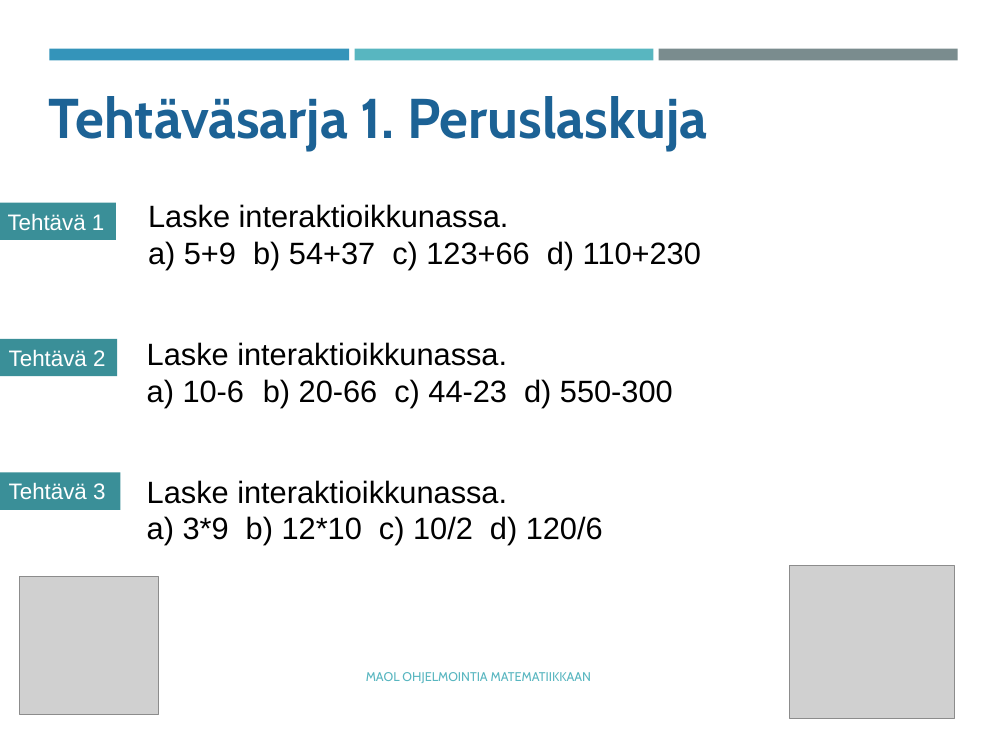
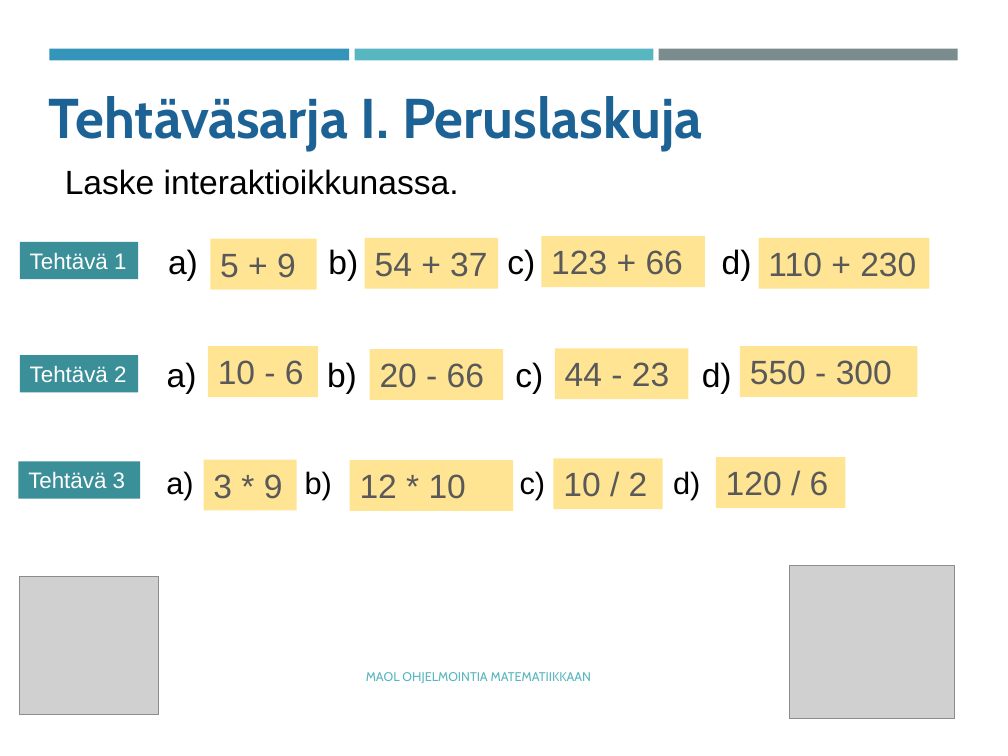
Before and after one commit to tyynetyyne/tyynetyyne.github.io, a slide deck: slide 11 of tehtavat/tiedostot/maol/power_point/Racket-MAOL-5-6-tutustuminen-ohjelmointiymparistoon.pptx. Drawn at 1008x756 pixels with LibreOffice and Linux fonts; fonts in the diff are those of the drawing; grey boxes stand for pictures. Boxes give left, top, right and bottom in pixels: in the first picture for what was removed or moved away, otherwise in the second. Text is boxed around its words. In the diff, an @@ line names an element or a change of style, - is before the commit and + after.

```diff
--- a/tehtavat/tiedostot/maol/power_point/Racket-MAOL-5-6-tutustuminen-ohjelmointiymparistoon.pptx
+++ b/tehtavat/tiedostot/maol/power_point/Racket-MAOL-5-6-tutustuminen-ohjelmointiymparistoon.pptx
@@ text at (49,96,703,150): text changed @@
-Tehtäväsarja 1. Peruslaskuja
+Tehtäväsarja I. Peruslaskuja
@@ text added at (65,169,459,195), 24 pt, text #000000 @@
+Laske interaktioikkunassa.
@@ rectangle added at (211,239,318,289), fill #FFE593, 24 pt, text #595959 @@
+5 + 9
@@ rectangle added at (365,238,499,288), fill #FFE593, 24 pt, text #595959 @@
+54 + 37
@@ rectangle added at (541,236,705,286), fill #FFE593, 24 pt, text #595959 @@
+123 + 66
@@ rectangle added at (759,238,930,288), fill #FFE593, 24 pt, text #595959 @@
+110 + 230
@@ rectangle "Tehtävä 1": place and size @@
-rectangle "Tehtävä 1" at (0,203,116,240)
+rectangle "Tehtävä 1" at (20,242,138,279)
@@ text at (168,249,752,281): text changed; size 22 to 24 pt @@
-Laske interaktioikkunassa.
-a) 5+9 b) 54+37 c) 123+66 d) 110+230
+a) b) c) d)
@@ rectangle "Tehtävä 2": place and size @@
-rectangle "Tehtävä 2" at (0,339,117,376)
+rectangle "Tehtävä 2" at (20,355,138,392)
@@ group added at (208,346,917,399): 4 rectangles @@
+550 - 300
+44 - 23
+20 - 66
+10 - 6
@@ text at (167,362,732,394): text changed; size 22 to 24 pt @@
-Laske interaktioikkunassa.
-a) 10-6 b) 20-66 c) 44-23 d) 550-300
+a) b) c) d)
@@ rectangle "Tehtävä 3": place and size @@
-rectangle "Tehtävä 3" at (0,473,121,510)
+rectangle "Tehtävä 3" at (18,462,140,499)
@@ text at (166,471,700,500): text changed @@
-Laske interaktioikkunassa.
-a) 3*9 b) 12*10 c) 10/2 d) 120/6
+a) b) c) d)
@@ group added at (204,458,846,511): 4 rectangles @@
+3 * 9
+12 * 10
+10 / 2
+120 / 6
```
Also in this commit, not shown: 18 other slides changed.
